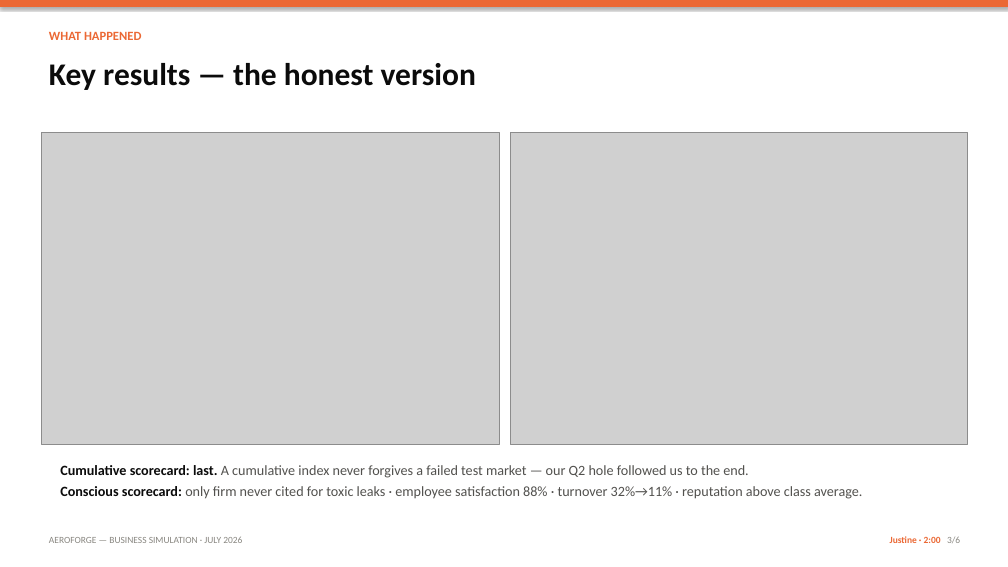
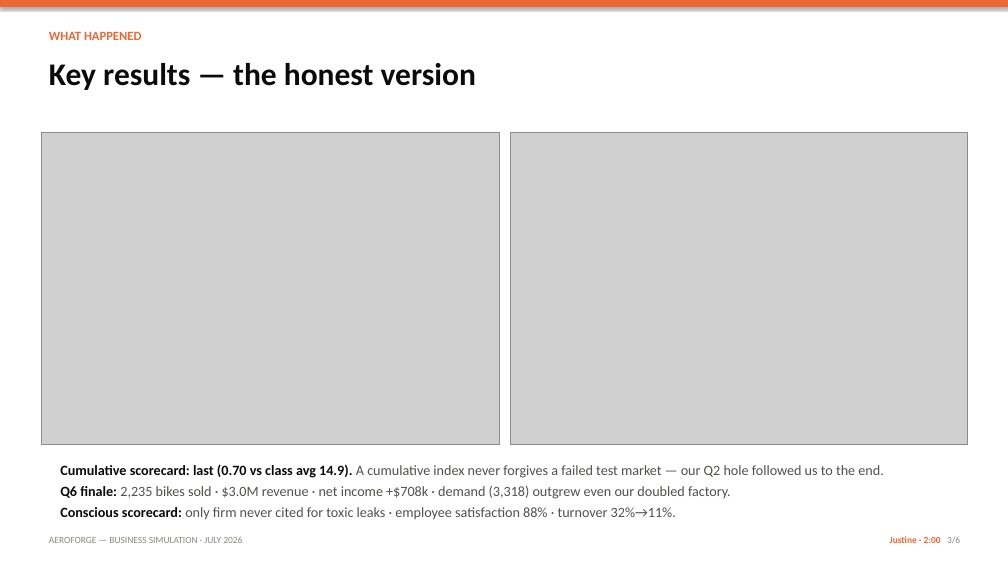
Before and after one commit to aaron-rainier/my-profile-5, a slide deck: slide 3 of business-simulation/AeroForge_Final_Presentation.pptx. Drawn at 1008x567 pixels with LibreOffice and Linux fonts; fonts in the diff are those of the drawing; grey boxes stand for pictures. Boxes give left, top, right and bottom in pixels: in the first picture for what was removed or moved away, otherwise in the second. Text is boxed around its words. In the diff, an @@ line names an element or a change of style, - is before the commit and + after.

```diff
--- a/business-simulation/AeroForge_Final_Presentation.pptx
+++ b/business-simulation/AeroForge_Final_Presentation.pptx
@@ text at bbox=[60, 464, 883, 520]: text changed @@
-Cumulative scorecard: last. A cumulative index never forgives a failed test market — our Q2 hole followed us to the end.
-Conscious scorecard: only firm never cited for toxic leaks · employee satisfaction 88% · turnover 32%→11% · reputation above class average.
+Cumulative scorecard: last (0.70 vs class avg 14.9). A cumulative index never forgives a failed test market — our Q2 hole followed us to the end.
+Q6 finale: 2,235 bikes sold · $3.0M revenue · net income +$708k · demand (3,318) outgrew even our doubled factory.
+Conscious scorecard: only firm never cited for toxic leaks · employee satisfaction 88% · turnover 32%→11%.
```
Also in this commit, not shown: 2 other slides changed, 13 other files.
